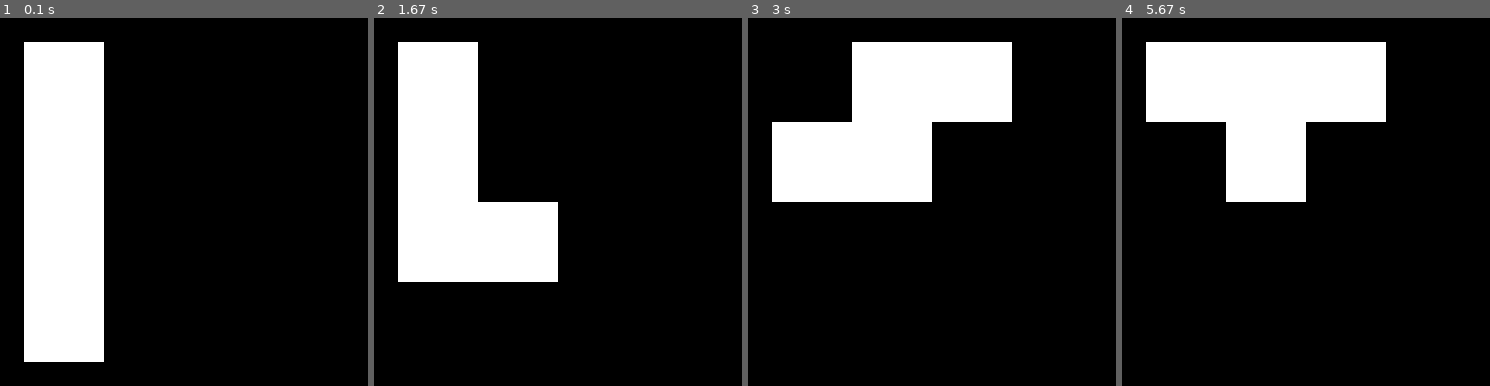
Above: before the commit, frames 1-4 (left to right).
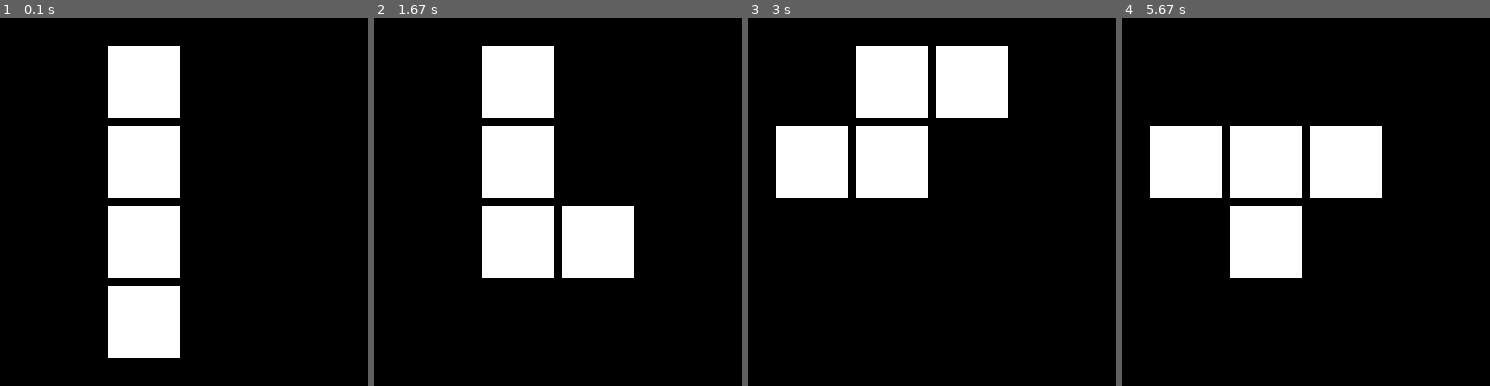
Above: after the commit, the same moments.

Repository: ernum/Tetris-In-Python
Game: pygame game, started from src/gameboard.py
Two runs of this game, one before a commit and one after it. Both use one fixed random seed, a clock stepped at 60 frames per second and the inputs below.
Inputs:
- Up to frame 1 (0.1 s): no input
- Up to frame 2 (1.67 s): hold Right 0.33-0.8 s; hold Right 0.83-1.3 s; tap Space at 0.9, 1.2, 1.4 s; hold Left from 1.33 s (still down)
- Up to frame 3 (3 s): tap Space at 1.7, 1.97, 2.27, 2.4, 2.7 s; release Left at 1.87 s; hold Left 1.9-2.3 s; hold Right 2.33-2.97 s
- Up to frame 4 (5.67 s): hold Left 3-3.47 s; tap Space at 3.07, 3.37, 3.57, 3.87, 4.07, 4.37, 4.57, 4.87, 5.13, 5.43, 5.57 s; hold Right 3.5-3.97 s; hold Right 4-4.47 s; hold Left 4.5-5.03 s; hold Left 5.07-5.47 s; hold Right from 5.5 s (still down)

The runs differ from the first frame. In frame 1, 34% of the frame differs, in the area x 6-49%, y 6-94%; in frame 2, 27%; in frame 3, 3.6%; in frame 4, 27%.

Commit message:
Shapes now rotate correctly, shapes have outlines

Diff:
--- a/src/figure.py
+++ b/src/figure.py
@@ -1,5 +1,8 @@
 import pygame as pg
 
+def drawRect(display, color, x, y, w, outlineColor = (0,0,0), outlineWidth = 1):
+    pg.draw.rect(display, outlineColor, pg.Rect(x, y, w, w))
+    pg.draw.rect(display, color, pg.Rect(x+outlineWidth, y+outlineWidth, w-outlineWidth*2, w-outlineWidth*2))
 
 class Figure:
     """ This class can be used to generate a figure.
@@ -12,24 +15,24 @@
           [0, 0, 0, 0],
           [0, 0, 0, 0]]]*4
 
-    I = [[[1, 0, 0, 0],
-          [1, 0, 0, 0],
-          [1, 0, 0, 0],
-          [1, 0, 0, 0]],
+    I = [[[0, 1, 0, 0],
+          [0, 1, 0, 0],
+          [0, 1, 0, 0],
+          [0, 1, 0, 0]],
 
-         [[1, 1, 1, 1],
-          [0, 0, 0, 0],
+         [[0, 0, 0, 0],
+          [1, 1, 1, 1],
           [0, 0, 0, 0],
           [0, 0, 0, 0]],
 
-         [[1, 0, 0, 0],
-          [1, 0, 0, 0],
-          [1, 0, 0, 0],
-          [1, 0, 0, 0]],
+         [[0, 0, 1, 0],
+          [0, 0, 1, 0],
+          [0, 0, 1, 0],
+          [0, 0, 1, 0]],
 
-         [[1, 1, 1, 1],
+         [[0, 0, 0, 0],
           [0, 0, 0, 0],
-          [0, 0, 0, 0],
+          [1, 1, 1, 1],
           [0, 0, 0, 0]]]
 
     S = [[[0, 1, 1, 0],
@@ -37,14 +40,14 @@
           [0, 0, 0, 0],
           [0, 0, 0, 0]],
 
-         [[1, 0, 0, 0],
-          [1, 1, 0, 0],
-          [0, 1, 0, 0],
+         [[0, 1, 0, 0],
+          [0, 1, 1, 0],
+          [0, 0, 1, 0],
           [0, 0, 0, 0]],
 
-         [[0, 1, 1, 0],
+         [[0, 0, 0, 0],
+          [0, 1, 1, 0],
           [1, 1, 0, 0],
-          [0, 0, 0, 0],
           [0, 0, 0, 0]],
 
          [[1, 0, 0, 0],
@@ -57,14 +60,14 @@
           [0, 0, 0, 0],
           [0, 0, 0, 0]],
 
-         [[0, 1, 0, 0],
-          [1, 1, 0, 0],
-          [1, 0, 0, 0],
+         [[0, 0, 1, 0],
+          [0, 1, 1, 0],
+          [0, 1, 0, 0],
           [0, 0, 0, 0]],
 
-         [[1, 1, 0, 0],
+         [[0, 0, 0, 0],
+          [1, 1, 0, 0],
           [0, 1, 1, 0],
-          [0, 0, 0, 0],
           [0, 0, 0, 0]],
 
          [[0, 1, 0, 0],
@@ -72,14 +75,14 @@
           [1, 0, 0, 0],
           [0, 0, 0, 0]]]
 
-    L = [[[1, 0, 0, 0],
-          [1, 0, 0, 0],
-          [1, 1, 0, 0],
+    L = [[[0, 1, 0, 0],
+          [0, 1, 0, 0],
+          [0, 1, 1, 0],
           [0, 0, 0, 0]],
 
-         [[1, 1, 1, 0],
+         [[0, 0, 0, 0],
+          [1, 1, 1, 0],
           [1, 0, 0, 0],
-          [0, 0, 0, 0],
           [0, 0, 0, 0]],
 
          [[1, 1, 0, 0],
@@ -102,19 +105,19 @@
           [0, 0, 0, 0],
           [0, 0, 0, 0]],
 
-         [[1, 1, 0, 0],
-          [1, 0, 0, 0],
-          [1, 0, 0, 0],
+         [[0, 1, 1, 0],
+          [0, 1, 0, 0],
+          [0, 1, 0, 0],
           [0, 0, 0, 0]],
 
-         [[1, 1, 1, 0],
+         [[0, 0, 0, 0],
+          [1, 1, 1, 0],
           [0, 0, 1, 0],
-          [0, 0, 0, 0],
           [0, 0, 0, 0]]]
 
-    T = [[[1, 1, 1, 0],
+    T = [[[0, 0, 0, 0],
+          [1, 1, 1, 0],
           [0, 1, 0, 0],
-          [0, 0, 0, 0],
           [0, 0, 0, 0]],
 
          [[0, 1, 0, 0],
@@ -127,9 +130,9 @@
           [0, 0, 0, 0],
           [0, 0, 0, 0]],
 
-         [[1, 0, 0, 0],
-          [1, 1, 0, 0],
-          [1, 0, 0, 0],
+         [[0, 1, 0, 0],
+          [0, 1, 1, 0],
+          [0, 1, 0, 0],
           [0, 0, 0, 0]]]
 
     def __init__(self, colour, shape, startPos, blockSize):
@@ -167,5 +170,4 @@
         for y, row in enumerate(shape):
             for x, element in enumerate(row):
                 if element:
-                    pg.draw.rect(window, self.colour, pg.Rect(
-                        self.posX + x * self.blockSize, self.posY + y * self.blockSize, self.blockSize, self.blockSize))
+                    drawRect(window,self.colour,self.posX + x * self.blockSize,self.posY + y * self.blockSize, self.blockSize)
